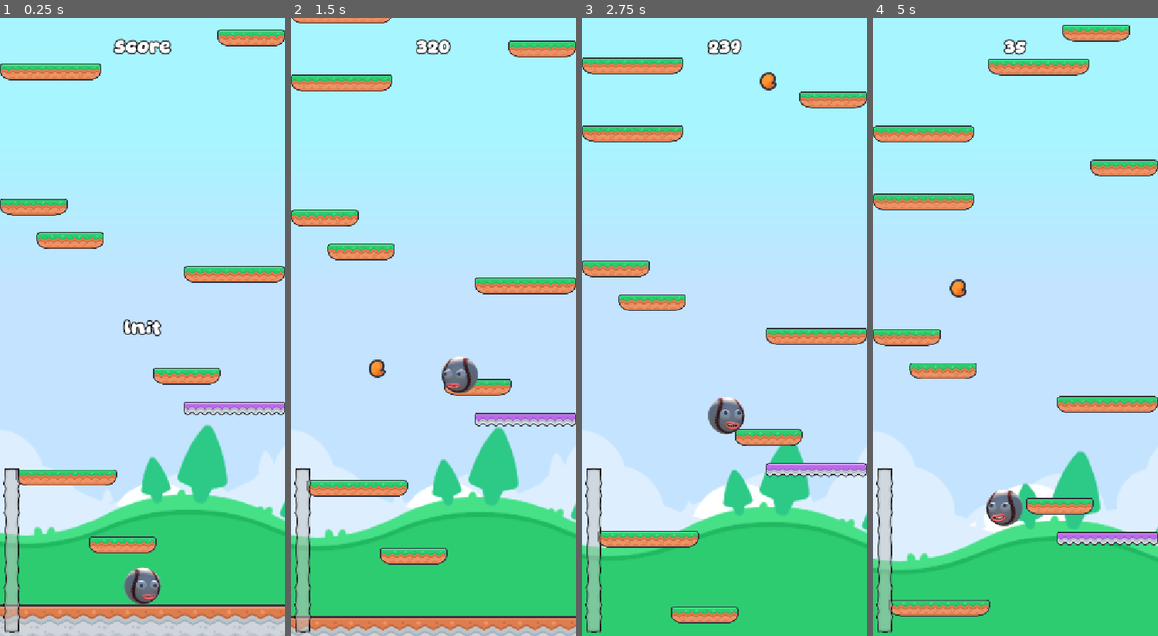
Above: before the commit, frames 1-4 (left to right).
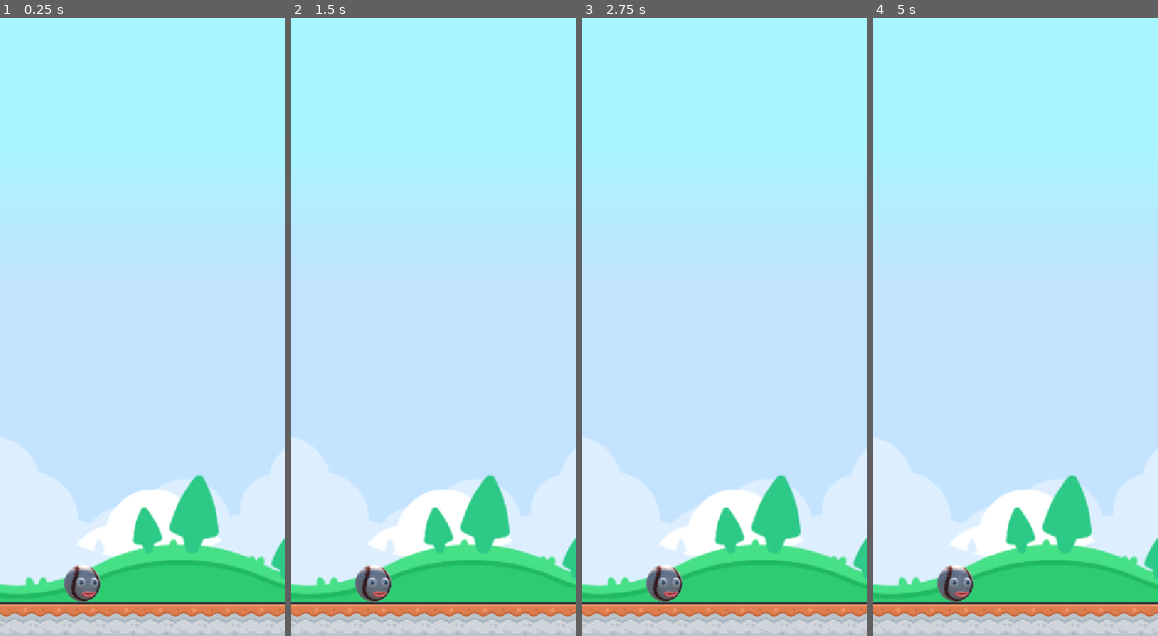
Above: after the commit, the same moments.

Repository: iRadEntertainment/incrediddodlejump
Game: Godot game, scene res://scenes/main.tscn
Same seed, same stepped clock (60 frames per second), same inputs: the game is played once before the commit and once after it. Before the commit the project starts from res://scenes/game.tscn.
Inputs (mouse positions are in pixels of both pictures, inside the frame that each line leads up to):
- Up to frame 1 (0.25 s): no input
- Up to frame 2 (1.5 s): tap Enter at 0.5 s; move the mouse to (496, 296) at 0.52 s; press the mouse at (496, 296) at 0.53 s; move the mouse to (376, 357) at 1.27 s; release the mouse at (376, 357) at 1.28 s; click (376, 357) at 1.35 s
- Up to frame 3 (2.75 s): move the mouse to (753, 191) at 2.02 s; press the mouse at (753, 191) at 2.03 s
- Up to frame 4 (5 s): move the mouse to (1001, 450) at 2.77 s; release the mouse at (1001, 450) at 2.78 s; click (1001, 450) at 2.85 s; move the mouse to (1101, 419) at 3.52 s; press the mouse at (1101, 419) at 3.53 s; move the mouse to (930, 234) at 4.27 s; release the mouse at (930, 234) at 4.28 s; click (930, 234) at 4.35 s

The runs differ from the first frame. In frame 1, 20% of the frame differs, in the area x 0-100%, y 1-100%; in frame 2, 23%, in the area x 0-100%, y 0-100%; in frame 3, 22%; in frame 4, 20%.

Commit message:
feat: settimg up main scene

Diff:
--- a/instances/player.tscn
+++ b/instances/player.tscn
@@ -55,19 +55,21 @@
 unique_name_in_owner = true
 position = Vector2(2, 2)
 
-[node name="marker_eye_l" type="Marker2D" parent="sprite" unique_id=1561570984]
+[node name="googly_eyes" type="Node2D" parent="sprite" unique_id=109650037]
+
+[node name="marker_eye_l" type="Marker2D" parent="sprite/googly_eyes" unique_id=1561570984]
 unique_name_in_owner = true
 position = Vector2(-2, -1)
 
-[node name="eye_l" type="Sprite2D" parent="sprite/marker_eye_l" unique_id=1812737040]
+[node name="eye_l" type="Sprite2D" parent="sprite/googly_eyes/marker_eye_l" unique_id=1812737040]
 unique_name_in_owner = true
 texture = ExtResource("4_cns3y")
 
-[node name="marker_eye_r" type="Marker2D" parent="sprite" unique_id=881391809]
+[node name="marker_eye_r" type="Marker2D" parent="sprite/googly_eyes" unique_id=881391809]
 unique_name_in_owner = true
 position = Vector2(24, -1)
 
-[node name="eye_r" type="Sprite2D" parent="sprite/marker_eye_r" unique_id=1604131137]
+[node name="eye_r" type="Sprite2D" parent="sprite/googly_eyes/marker_eye_r" unique_id=1604131137]
 unique_name_in_owner = true
 texture = ExtResource("4_cns3y")
 
--- /dev/null
+++ b/instances/player_main_title.tscn
@@ -0,0 +1,59 @@
+[gd_scene format=3 uid="uid://lnd6hxxphdmn"]
+
+[ext_resource type="Texture2D" uid="uid://1hn41h3a54w" path="res://assets/Characters/incrediball_base.png" id="2_exhsh"]
+[ext_resource type="Texture2D" uid="uid://bi6tlba1unl31" path="res://assets/Characters/incrediball_mouth_closed.png" id="3_q2fab"]
+[ext_resource type="Texture2D" uid="uid://d3yr3cd7bk3dp" path="res://assets/Characters/incrediball_eye.png" id="4_rs62c"]
+[ext_resource type="AudioStream" uid="uid://do4jt52diaiw" path="res://assets/Sounds/sfx_04_male_jump_01_artmasterrich.ogg" id="5_pde20"]
+[ext_resource type="AudioStream" uid="uid://dhwyfx7sry8jf" path="res://assets/Sounds/sfx_04_jump_acebrian.ogg" id="6_4n6k7"]
+
+[sub_resource type="AudioStreamRandomizer" id="AudioStreamRandomizer_xkcoe"]
+random_pitch = 1.0594631
+random_volume_offset_db = 2.0
+streams_count = 2
+stream_0/stream = ExtResource("5_pde20")
+stream_1/stream = ExtResource("6_4n6k7")
+
+[node name="player_title" type="Node2D" unique_id=1046359432]
+
+[node name="sprite" type="Sprite2D" parent="." unique_id=1837417507]
+unique_name_in_owner = true
+position = Vector2(0, -35)
+texture = ExtResource("2_exhsh")
+
+[node name="mouth" type="Sprite2D" parent="sprite" unique_id=547955827]
+unique_name_in_owner = true
+position = Vector2(11, 19)
+texture = ExtResource("3_q2fab")
+
+[node name="shoot_marker" type="Marker2D" parent="sprite/mouth" unique_id=931939503]
+unique_name_in_owner = true
+position = Vector2(2, 2)
+
+[node name="marker_eye_l" type="Marker2D" parent="sprite" unique_id=1561570984]
+unique_name_in_owner = true
+position = Vector2(-2, -1)
+
+[node name="eye_l" type="Sprite2D" parent="sprite/marker_eye_l" unique_id=1812737040]
+unique_name_in_owner = true
+texture = ExtResource("4_rs62c")
+
+[node name="marker_eye_r" type="Marker2D" parent="sprite" unique_id=881391809]
+unique_name_in_owner = true
+position = Vector2(24, -1)
+
+[node name="eye_r" type="Sprite2D" parent="sprite/marker_eye_r" unique_id=1604131137]
+unique_name_in_owner = true
+texture = ExtResource("4_rs62c")
+
+[node name="ray_floor" type="RayCast2D" parent="." unique_id=149582354]
+unique_name_in_owner = true
+position = Vector2(0, -13)
+target_position = Vector2(0, 15)
+collision_mask = 13
+collide_with_areas = true
+
+[node name="sfx_jump" type="AudioStreamPlayer" parent="." unique_id=1736701819]
+unique_name_in_owner = true
+stream = SubResource("AudioStreamRandomizer_xkcoe")
+mix_target = 2
+bus = &"Sfx"
--- a/project.godot
+++ b/project.godot
@@ -11,7 +11,7 @@
 [application]
 
 config/name="incrediddodlejump"
-run/main_scene="uid://dqqbqhmdw2rjm"
+run/main_scene="uid://g455lv14gu4t"
 config/features=PackedStringArray("4.6", "Forward Plus")
 config/icon="uid://drsunlf82t1a4"
 
--- /dev/null
+++ b/scenes/main.tscn
@@ -0,0 +1,72 @@
+[gd_scene format=4 uid="uid://g455lv14gu4t"]
+
+[ext_resource type="Texture2D" uid="uid://c6nabd0ww2qk1" path="res://assets/Backgrounds/background_clouds.svg" id="2_choun"]
+[ext_resource type="Texture2D" uid="uid://ci41og0tjmbv5" path="res://assets/Backgrounds/background_color_trees.svg" id="3_ya4ey"]
+[ext_resource type="PackedScene" uid="uid://lnd6hxxphdmn" path="res://instances/player_main_title.tscn" id="4_jyhfs"]
+[ext_resource type="TileSet" uid="uid://kt3e3wyknlvo" path="res://assets/tile_set_tiles.tres" id="5_trceg"]
+
+[sub_resource type="Gradient" id="Gradient_7jktm"]
+offsets = PackedFloat32Array(0.56415564, 0.8091887, 1)
+colors = PackedColorArray(0.7647059, 0.8901961, 1, 1, 0.65314656, 0.9607217, 0.99999994, 1, 0.65314656, 0.9607217, 0.99999994, 1)
+
+[sub_resource type="GradientTexture2D" id="GradientTexture2D_ryrav"]
+gradient = SubResource("Gradient_7jktm")
+width = 2
+height = 256
+fill_from = Vector2(0.5, 1)
+fill_to = Vector2(0.5, 0)
+
+[sub_resource type="WorldBoundaryShape2D" id="WorldBoundaryShape2D_7jktm"]
+
+[node name="main" type="Node2D" unique_id=717966906]
+
+[node name="bg_fix" type="CanvasLayer" parent="." unique_id=818281333]
+layer = -1
+
+[node name="bg" type="ParallaxBackground" parent="." unique_id=1610392785]
+
+[node name="bg_sky" type="TextureRect" parent="bg" unique_id=510184892]
+anchors_preset = 15
+anchor_right = 1.0
+anchor_bottom = 1.0
+grow_horizontal = 2
+grow_vertical = 2
+texture = SubResource("GradientTexture2D_ryrav")
+
+[node name="clouds_far" type="ParallaxLayer" parent="bg" unique_id=1539271708]
+motion_scale = Vector2(0.01, 0.01)
+
+[node name="BackgroundClouds" type="TextureRect" parent="bg/clouds_far" unique_id=1308399823]
+offset_left = -76.0
+offset_top = 563.0
+offset_right = 540.0
+offset_bottom = 1107.0
+texture = ExtResource("2_choun")
+expand_mode = 1
+stretch_mode = 6
+
+[node name="landscape" type="ParallaxLayer" parent="bg" unique_id=745084839]
+motion_scale = Vector2(0.2, 0.2)
+
+[node name="trees" type="TextureRect" parent="bg/landscape" unique_id=17824597]
+offset_left = -33.0
+offset_top = 711.0
+offset_right = 583.0
+offset_bottom = 1255.0
+texture = ExtResource("3_ya4ey")
+expand_mode = 1
+stretch_mode = 6
+
+[node name="ground" type="StaticBody2D" parent="." unique_id=1396525339]
+position = Vector2(268, 1106)
+
+[node name="coll_bot" type="CollisionShape2D" parent="ground" unique_id=230240538]
+unique_name_in_owner = true
+shape = SubResource("WorldBoundaryShape2D_7jktm")
+
+[node name="tiles" type="TileMapLayer" parent="ground" unique_id=1741717536]
+tile_map_data = PackedByteArray("AAD7/wAAAAABAAgAAAD8/wAAAAABAAgAAAD9/wAAAAABAAgAAAD+/wAAAAABAAgAAAD//wAAAAABAAgAAAAAAAAAAAABAAgAAAABAAAAAAABAAgAAAACAAAAAAABAAgAAAADAAAAAAABAAgAAAAEAAAAAAABAAgAAAA=")
+tile_set = ExtResource("5_trceg")
+
+[node name="player_title" parent="." unique_id=1046359432 instance=ExtResource("4_jyhfs")]
+position = Vector2(156, 1105)
